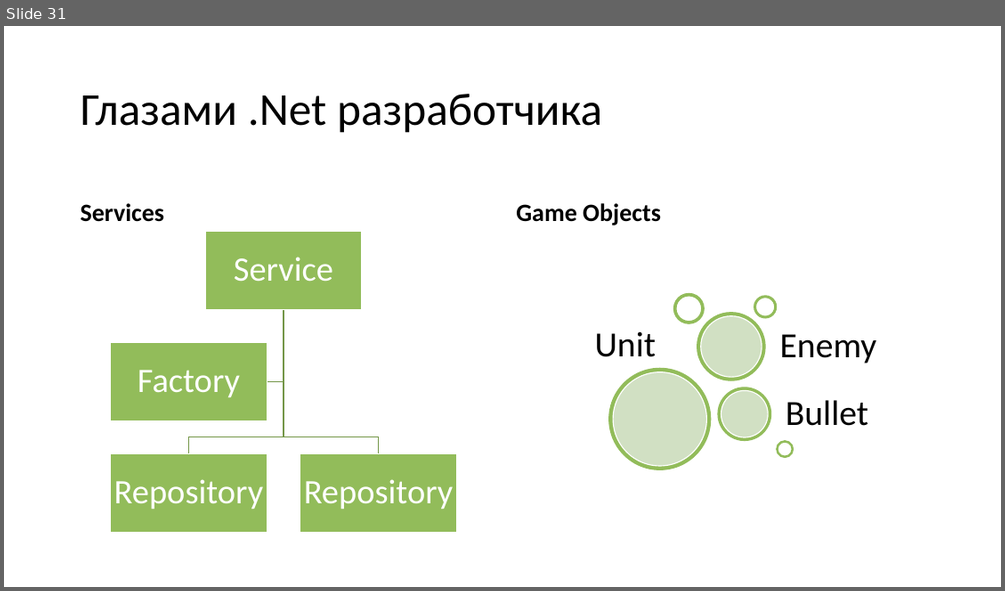
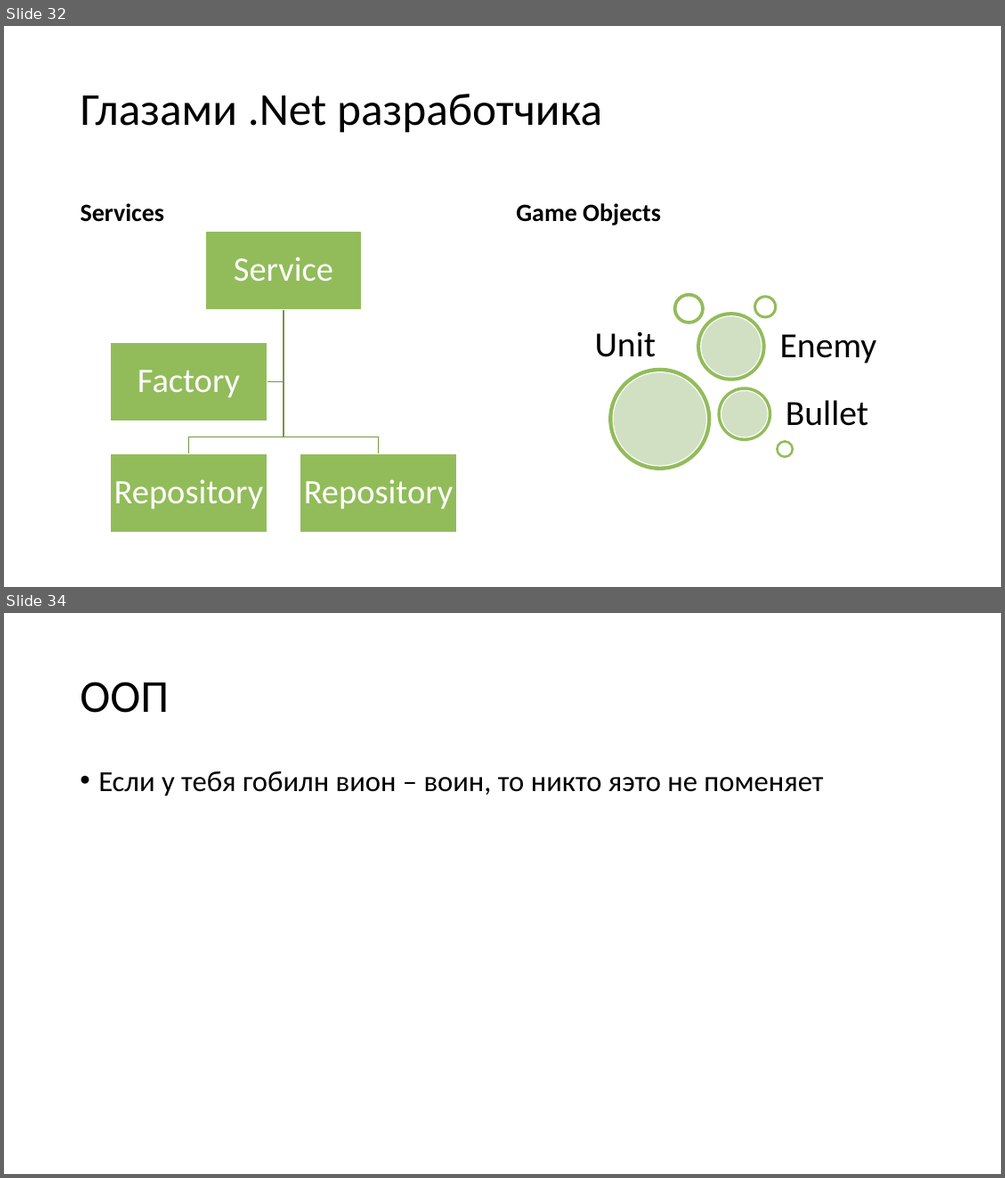
Before and after one commit to kugushev/presentations, a slide deck: 2020_GameDev-As-Hobby/Presentation.pptx. Shown one above the other, each under a label of ours: slide 31 before the commit, slides 32 and 34 after it; the slides between them are not shown. The pictures are 1005x591 and 1005x1178 pixels, drawn with LibreOffice and Linux fonts; fonts in the diff are those of the drawing. Boxes give left, top, right and bottom in pixels: in the first picture for what was removed or moved away, otherwise in the second. Text is boxed around its words. In the diff, an @@ line names an element or a change of style, - is before the commit and + after.

```diff
--- a/2020_GameDev-As-Hobby/Presentation.pptx
+++ b/2020_GameDev-As-Hobby/Presentation.pptx
@@ slide 34 added at [4,613,1001,1174], background #FFFFFF @@
@@ title added at [80,682,169,713], 44 pt, text #000000 @@
+ООП
@@ text added at [98,771,823,796], 28 pt, text #000000 @@
+• Если у тебя гобилн вион – воин, то никто яэто не поменяет
@@ what was slide 31 is now slide 32 @@
```
Also in this commit, not shown: 2 slides changed, 4 other slides added.
